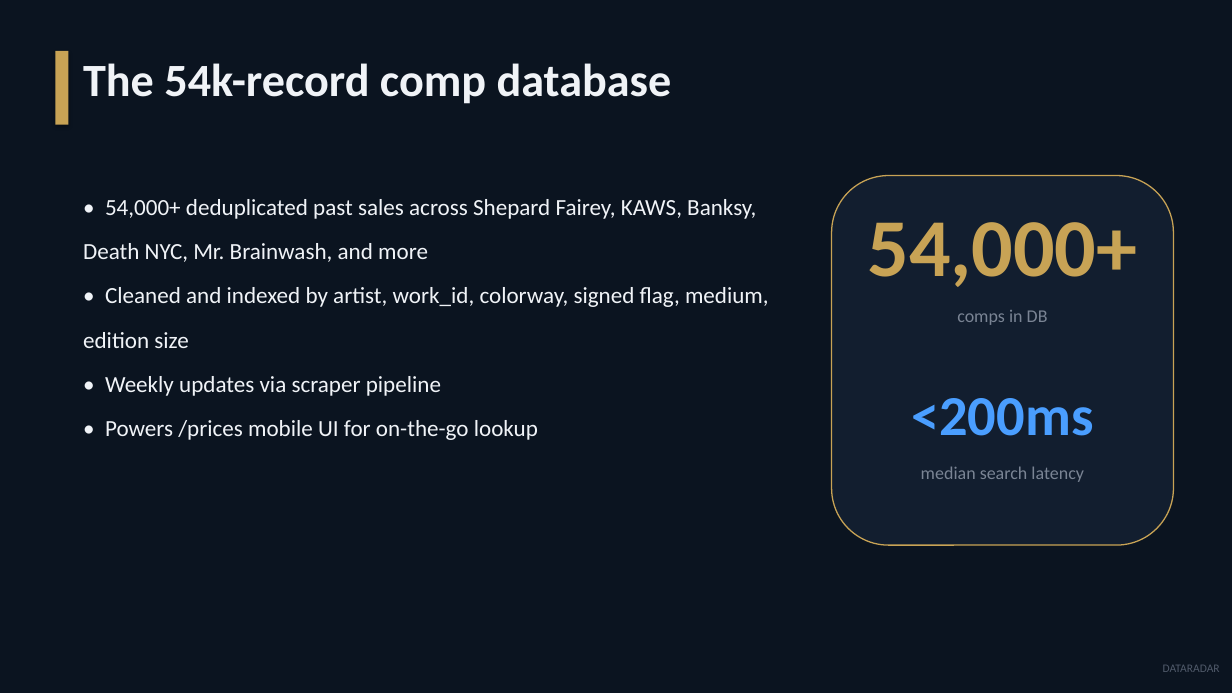
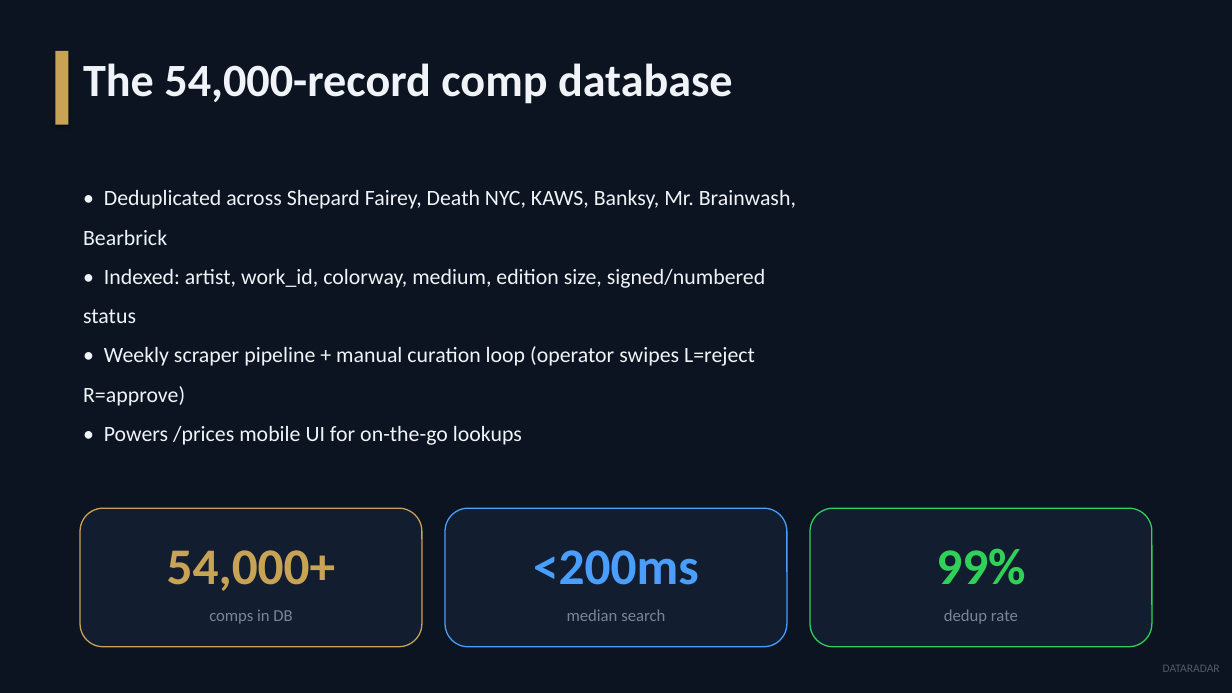
Before and after one commit to jjshay/dataradar-listings, a slide deck: slide 4 of DATARADAR_Strategic_Overview.pptx. Drawn at 1232x693 pixels with LibreOffice and Linux fonts; fonts in the diff are those of the drawing. Boxes give left, top, right and bottom in pixels: in the first picture for what was removed or moved away, otherwise in the second. Text is boxed around its words. In the diff, an @@ line names an element or a change of style, - is before the commit and + after.

```diff
--- a/DATARADAR_Strategic_Overview.pptx
+++ b/DATARADAR_Strategic_Overview.pptx
@@ text at [83, 63, 733, 104]: text changed @@
-The 54k-record comp database
+The 54,000-record comp database
@@ rounded rectangle removed at [832, 176, 1174, 545] @@
@@ text at [83, 190, 796, 445]: text changed; size 18 to 17 pt @@
-• 54,000+ deduplicated past sales across Shepard Fairey, KAWS, Banksy, Death NYC, Mr. Brainwash, and more
-• Cleaned and indexed by artist, work_id, colorway, signed flag, medium, edition size
-• Weekly updates via scraper pipeline
-• Powers /prices mobile UI for on-the-go lookup
+• Deduplicated across Shepard Fairey, Death NYC, KAWS, Banksy, Mr. Brainwash, Bearbrick
+• Indexed: artist, work_id, colorway, medium, edition size, signed/numbered status
+• Weekly scraper pipeline + manual curation loop (operator swipes L=reject R=approve)
+• Powers /prices mobile UI for on-the-go lookups
@@ rounded rectangle added at [80, 508, 422, 647], fill #121E2F, outline #C8A355 1 pt @@
@@ rounded rectangle added at [445, 508, 787, 647], fill #121E2F, outline #4A9EFF 1 pt @@
@@ rounded rectangle added at [811, 508, 1153, 647], fill #121E2F, outline #30D158 1 pt @@
@@ text "54,000+": place and size @@
-text "54,000+" at [867, 222, 1137, 287]
+text "54,000+" at [167, 550, 336, 591]
@@ text "54,000+" at [167, 550, 336, 591]: size 64 to 40 pt; vertical alignment top to middle @@
@@ text "<200ms": place and size @@
-text "<200ms" at [911, 398, 1093, 436]
+text "<200ms" at [533, 550, 699, 585]
@@ text "<200ms" at [533, 550, 699, 585]: size 44 to 40 pt; vertical alignment top to middle @@
@@ text added at [936, 548, 1025, 585], 40 pt, text #30D158, bold @@
+99%
@@ text "comps in DB": place and size @@
-text "comps in DB" at [957, 310, 1048, 325]
+text "comps in DB" at [209, 610, 292, 624]
@@ text "comps in DB" at [209, 610, 292, 624]: size 14 to 13 pt @@
@@ text at [567, 609, 665, 621]: text changed; size 14 to 13 pt @@
-median search latency
+median search
@@ text added at [944, 609, 1018, 624], 13 pt, text #7A8494 @@
+dedup rate
```
Also in this commit, not shown: 8 other slides changed, 5 slides added, 3 slides removed, 3 other files.
